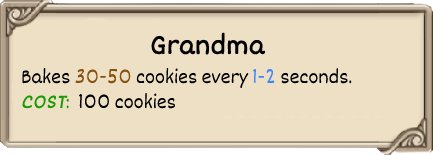
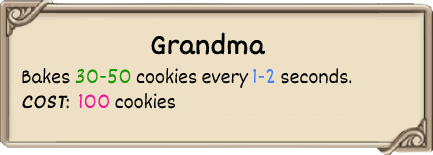
Revision of a layered w=433, h=155 image; what changed, layer by layer:
painted on "Bakes 30-50 cookies every 1-2 se" over <box>22,69,131,109</box>
